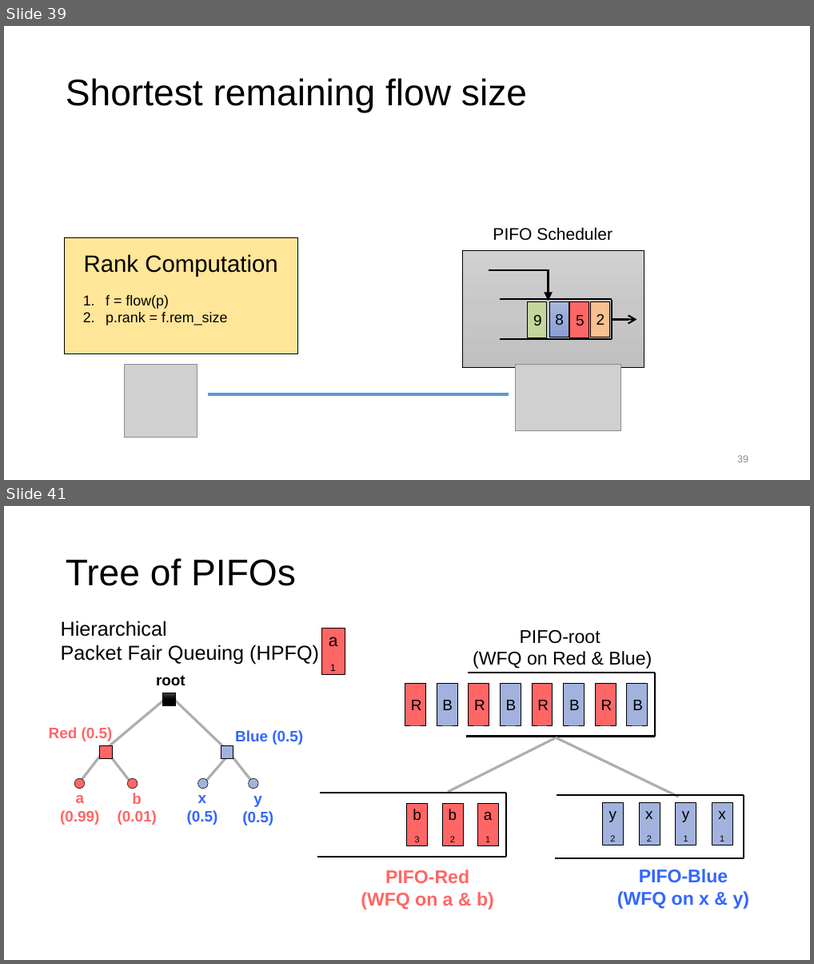
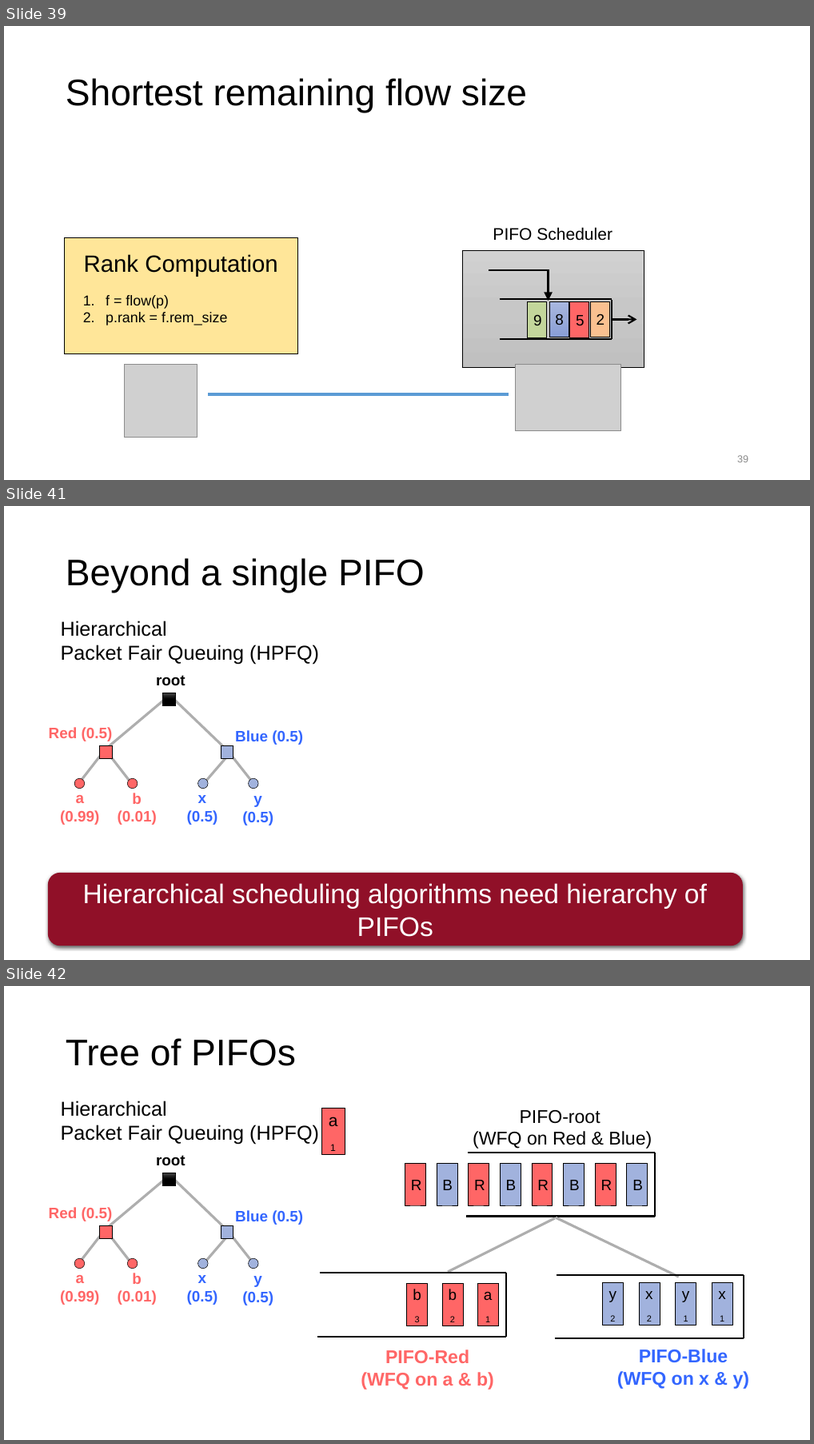
Before and after one commit to anirudhSK/pifo-domino-marple-ppts, a slide deck: combined_domino_pifo.pptx. Shown one above the other, each under a label of ours: slides 39 and 41 before the commit, slides 39, 41 and 42 after it; the slides between them are not shown. The pictures are 814x964 and 814x1444 pixels, drawn with LibreOffice and Linux fonts; fonts in the diff are those of the drawing; grey boxes stand for pictures. Boxes give left, top, right and bottom in pixels: in the first picture for what was removed or moved away, otherwise in the second. Text is boxed around its words. In the diff, an @@ line names an element or a change of style, - is before the commit and + after.

```diff
--- a/combined_domino_pifo.pptx
+++ b/combined_domino_pifo.pptx
@@ slide 41 added at (x1=4, y1=506, x2=810, y2=960), background #FFFFFF @@
@@ title added at (x1=66, y1=558, x2=425, y2=593), 44 pt, text #000000 @@
+Beyond a single PIFO
@@ text added at (x1=61, y1=620, x2=319, y2=664), 24 pt, text #000000 @@
+Hierarchical
+Packet Fair Queuing (HPFQ)
@@ group added at (x1=49, y1=675, x2=303, y2=825): 7 texts, 6 lines, 4 ellipses, 3 rectangles @@
+Red (0.5)
+Blue (0.5)
+a
+(0.99)
+b
+(0.01)
+x
+(0.5)
+y
+(0.5)
+root
@@ rounded rectangle added at (x1=48, y1=872, x2=744, y2=946), fill #901028, 32 pt, text #FFFFFF @@
+Hierarchical scheduling algorithms need hierarchy of PIFOs
@@ what was slide 41 is now slide 42 @@
```
Also in this commit, not shown: 8 slides changed.
